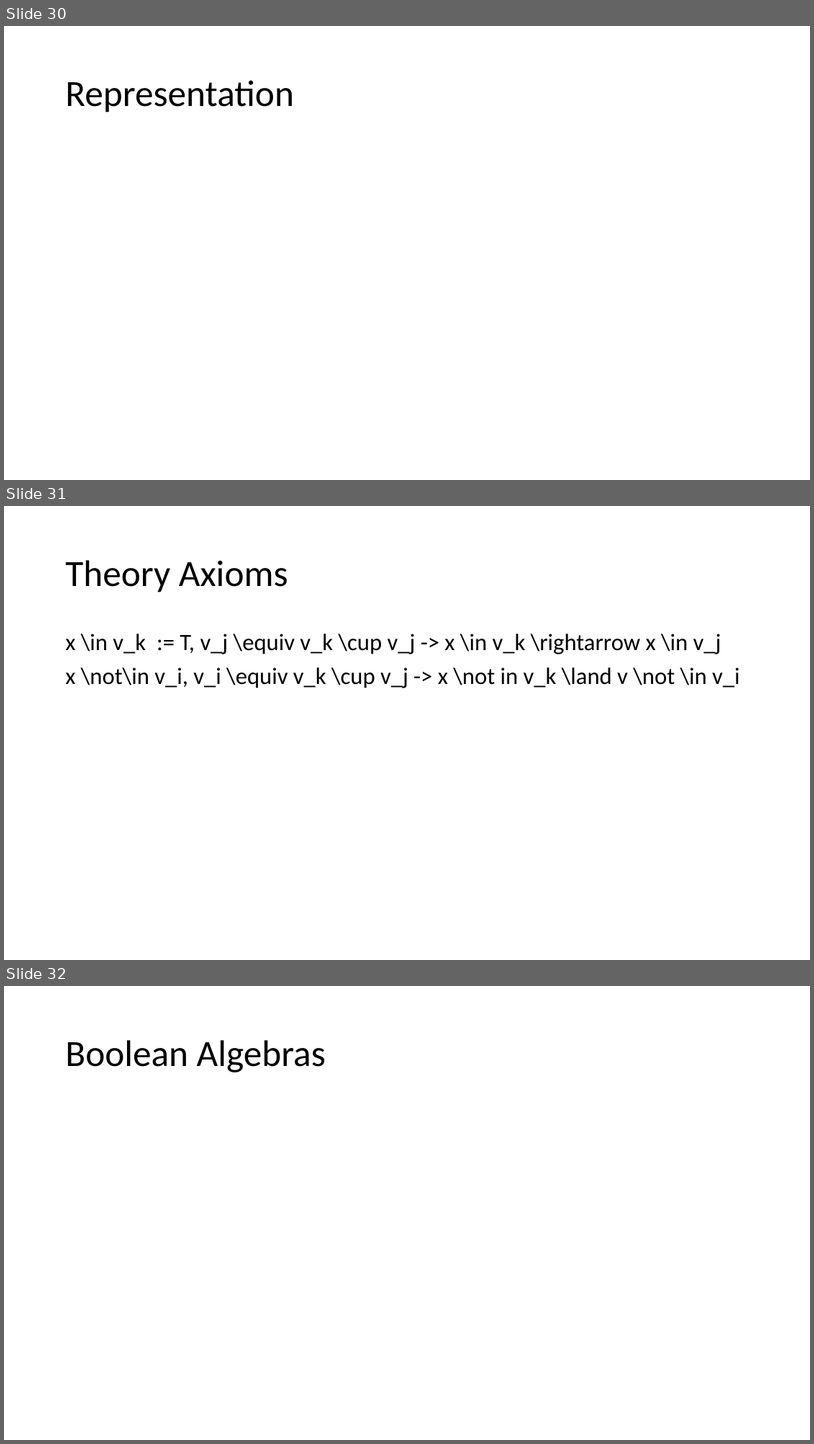
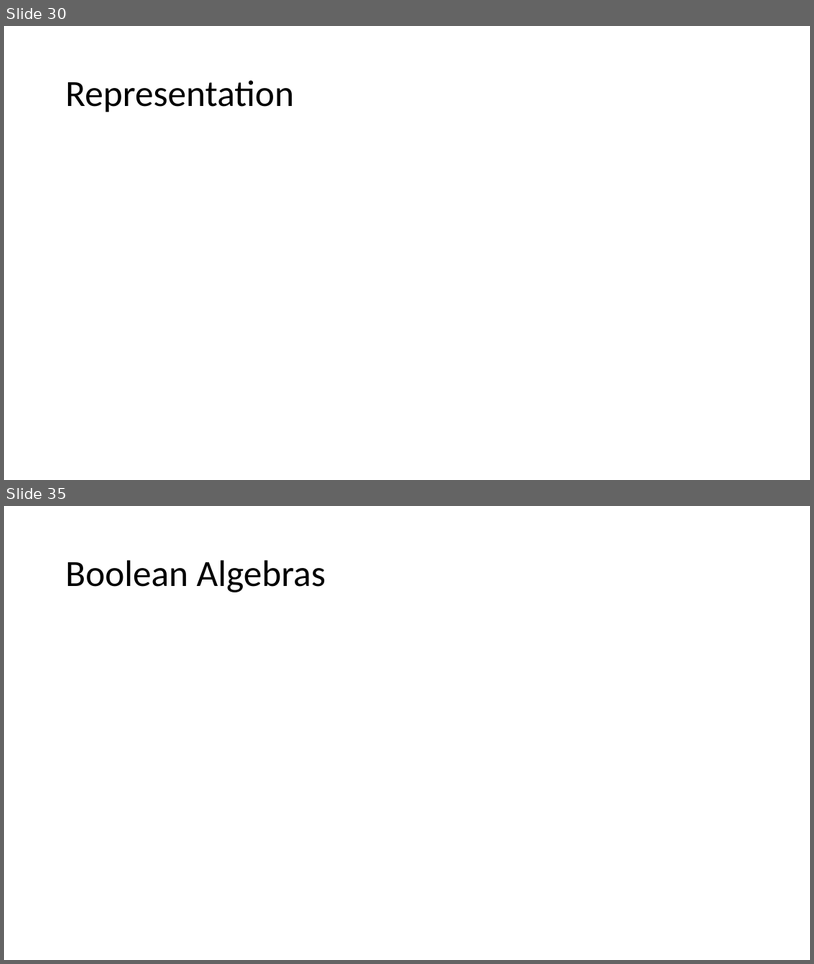
Before and after one commit to Z3Prover/doc, a slide deck: vienna-lectures/lecture3-theories.pptx. Shown one above the other, each under a label of ours: slides 30, 31 and 32 before the commit, slides 30 and 35 after it; the slides between them are not shown. The pictures are 814x1444 and 814x964 pixels, drawn with LibreOffice and Linux fonts; fonts in the diff are those of the drawing; grey boxes stand for pictures. Boxes give left, top, right and bottom in pixels: in the first picture for what was removed or moved away, otherwise in the second. Text is boxed around its words. In the diff, an @@ line names an element or a change of style, - is before the commit and + after.

```diff
--- a/vienna-lectures/lecture3-theories.pptx
+++ b/vienna-lectures/lecture3-theories.pptx
@@ slide 31 removed at <box>4,506,810,960</box>, background #FFFFFF @@
@@ title removed at <box>65,560,288,592</box> @@
-Theory Axioms
@@ text removed at <box>65,633,740,688</box> @@
-x \in v_k := T, v_j \equiv v_k \cup v_j -> x \in v_k \rightarrow x \in v_j
-x \not\in v_i, v_i \equiv v_k \cup v_j -> x \not in v_k \land v \not \in v_i
@@ what was slide 32 is now slide 35 @@
```
Also in this commit, not shown: 6 slides added, 12 other files.
